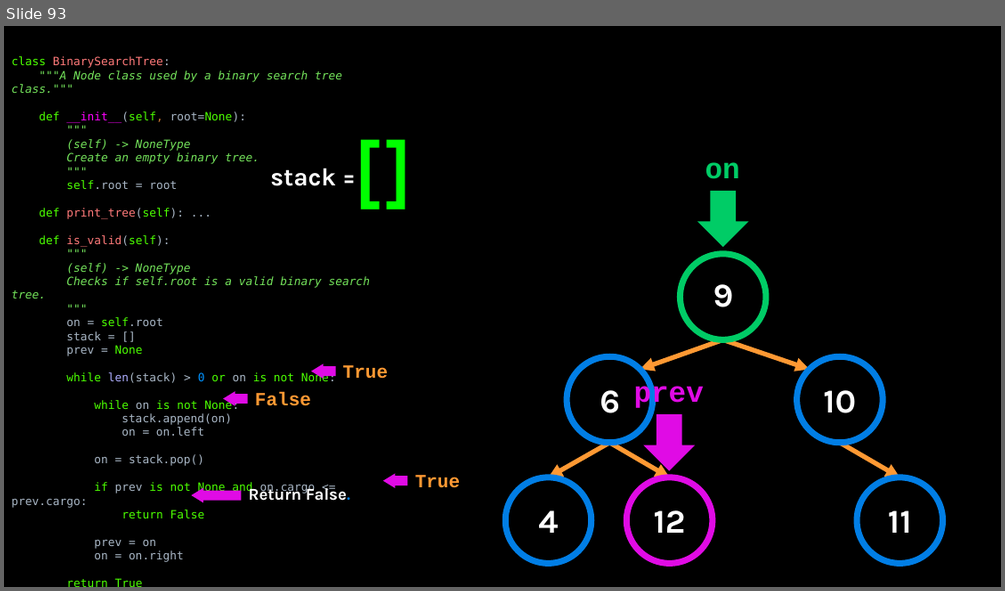
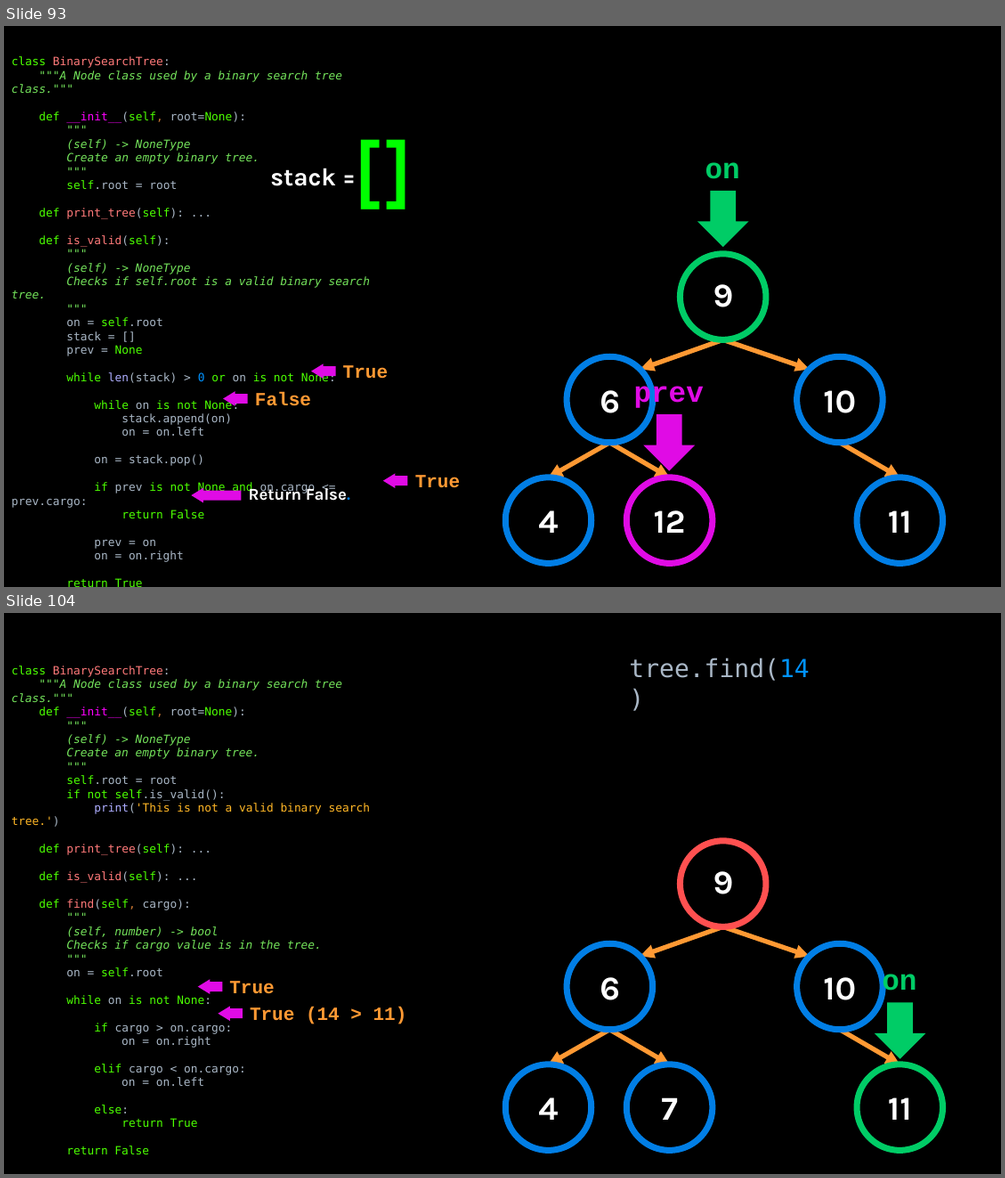
Before and after one commit to APS106/APS106-winter-2022-material, a slide deck: lectures/week12/lecture2/slides/week12_lecture2.pptx. Shown one above the other, each under a label of ours: slide 93 before the commit, slides 93 and 104 after it; the slides between them are not shown. The pictures are 1005x591 and 1005x1178 pixels, drawn with LibreOffice and Linux fonts; fonts in the diff are those of the drawing; background and template pictures are left out. Boxes give left, top, right and bottom in pixels: in the first picture for what was removed or moved away, otherwise in the second. Text is boxed around its words. In the diff, an @@ line names an element or a change of style, - is before the commit and + after.

```diff
--- a/lectures/week12/lecture2/slides/week12_lecture2.pptx
+++ b/lectures/week12/lecture2/slides/week12_lecture2.pptx
@@ slide 104 added at bbox=[4, 613, 1001, 1174], background picture (left out) @@
@@ text added at bbox=[11, 666, 370, 1154], 11 pt, text #74E35B @@
+class BinarySearchTree:
+"""A Node class used by a binary search tree class."""
+def __init__(self, root=None):
+"""
+(self) -> NoneType
+Create an empty binary tree.
+"""
+self.root = root
+if not self.is_valid():
+print('This is not a valid binary search tree.')
+def print_tree(self): ...
+def is_valid(self): ...
+def find(self, cargo):
+"""
+(self, number) -> bool
+Checks if cargo value is in the tree.
+"""
+on = self.root
+while on is not None:
+if cargo > on.cargo:
+on = on.right
+elif cargo < on.cargo:
+on = on.left
+else:
+return True
+return False
@@ text added at bbox=[629, 657, 809, 681], 24 pt, text #A9B7C6 @@
+tree.find(14)
@@ ellipse added at bbox=[680, 841, 766, 927], outline #FF5050 6 pt @@
@@ text added at bbox=[713, 871, 734, 894], 32 pt, text #FFFFFF, bold @@
+9
@@ arrow added from (723, 927) to (640, 957), #FF9933 4.5 pt @@
@@ arrow added from (723, 927) to (809, 957), #FF9933 4.5 pt @@
@@ ellipse added at bbox=[567, 943, 653, 1030], outline #017EE5 6 pt @@
@@ ellipse added at bbox=[797, 943, 882, 1030], outline #017EE5 6 pt @@
@@ right arrow added at bbox=[198, 980, 222, 995], fill #E00BE5 @@
@@ text added at bbox=[229, 981, 274, 994], 18 pt, text #FF9933, bold @@
+True
@@ text added at bbox=[599, 977, 620, 1000], 32 pt, text #FFFFFF, bold @@
+6
@@ text added at bbox=[823, 977, 856, 1000], 32 pt, text #FFFFFF, bold @@
+10
@@ text added at bbox=[882, 968, 916, 997], 28 pt, text #00CC66, bold @@
+on
@@ right arrow added at bbox=[218, 1006, 243, 1022], fill #E00BE5 @@
@@ text added at bbox=[250, 1006, 407, 1024], 18 pt, text #FF9933, bold @@
+True (14 > 11)
@@ down arrow added at bbox=[874, 1003, 926, 1059], fill #00CC66 @@
@@ arrow added from (610, 1030) to (549, 1064), #FF9933 4.5 pt @@
@@ arrow added from (610, 1030) to (670, 1064), #FF9933 4.5 pt @@
@@ arrow added from (840, 1030) to (900, 1064), #FF9933 4.5 pt @@
@@ ellipse added at bbox=[506, 1064, 591, 1150], outline #017EE5 6 pt @@
@@ ellipse added at bbox=[627, 1064, 713, 1150], outline #017EE5 6 pt @@
@@ ellipse added at bbox=[858, 1064, 943, 1150], outline #00CC66 6 pt @@
@@ text added at bbox=[538, 1097, 558, 1119], 32 pt, text #FFFFFF, bold @@
+4
@@ text added at bbox=[661, 1097, 678, 1119], 32 pt, text #FFFFFF, bold @@
+7
@@ text added at bbox=[888, 1097, 912, 1119], 32 pt, text #FFFFFF, bold @@
+11
```
Also in this commit, not shown: 27 other slides added, 3 other files.
